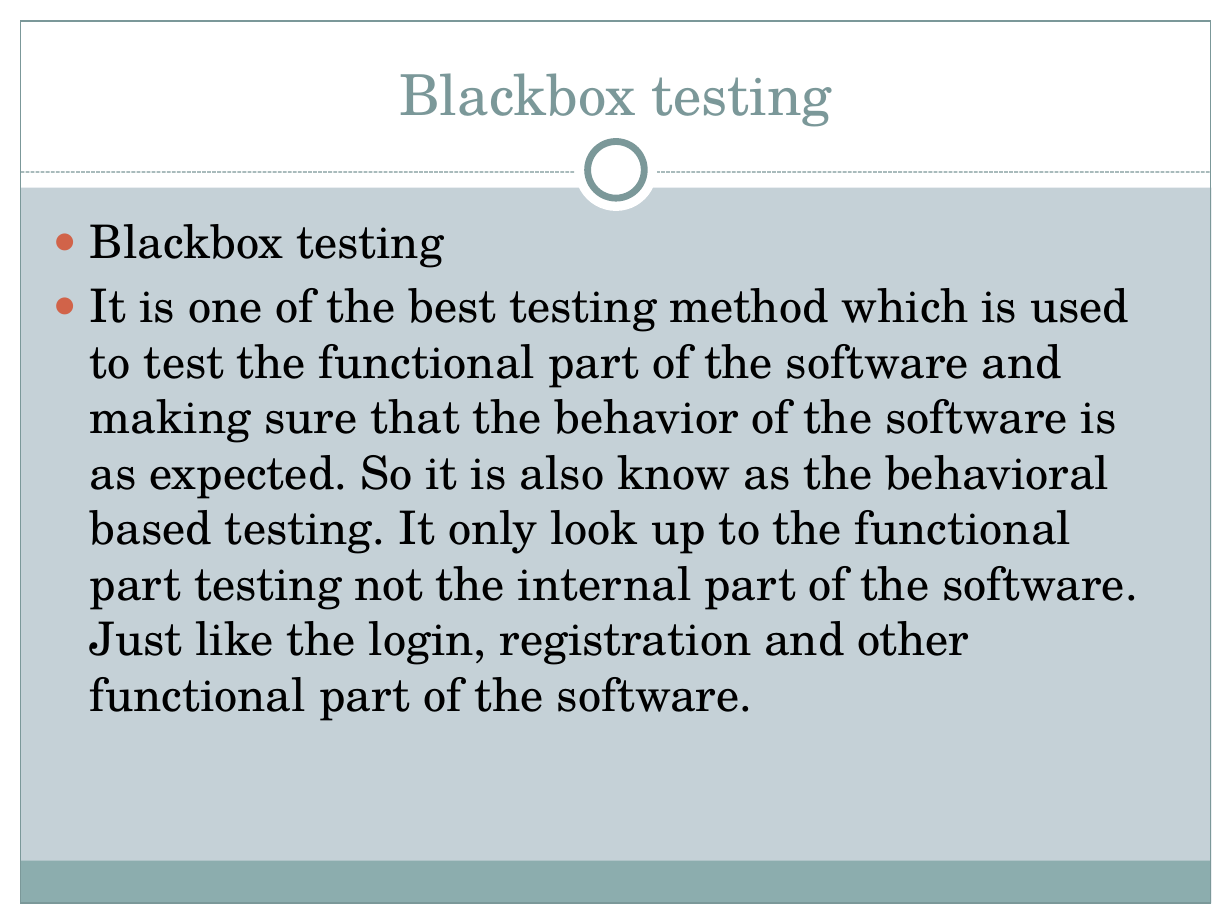
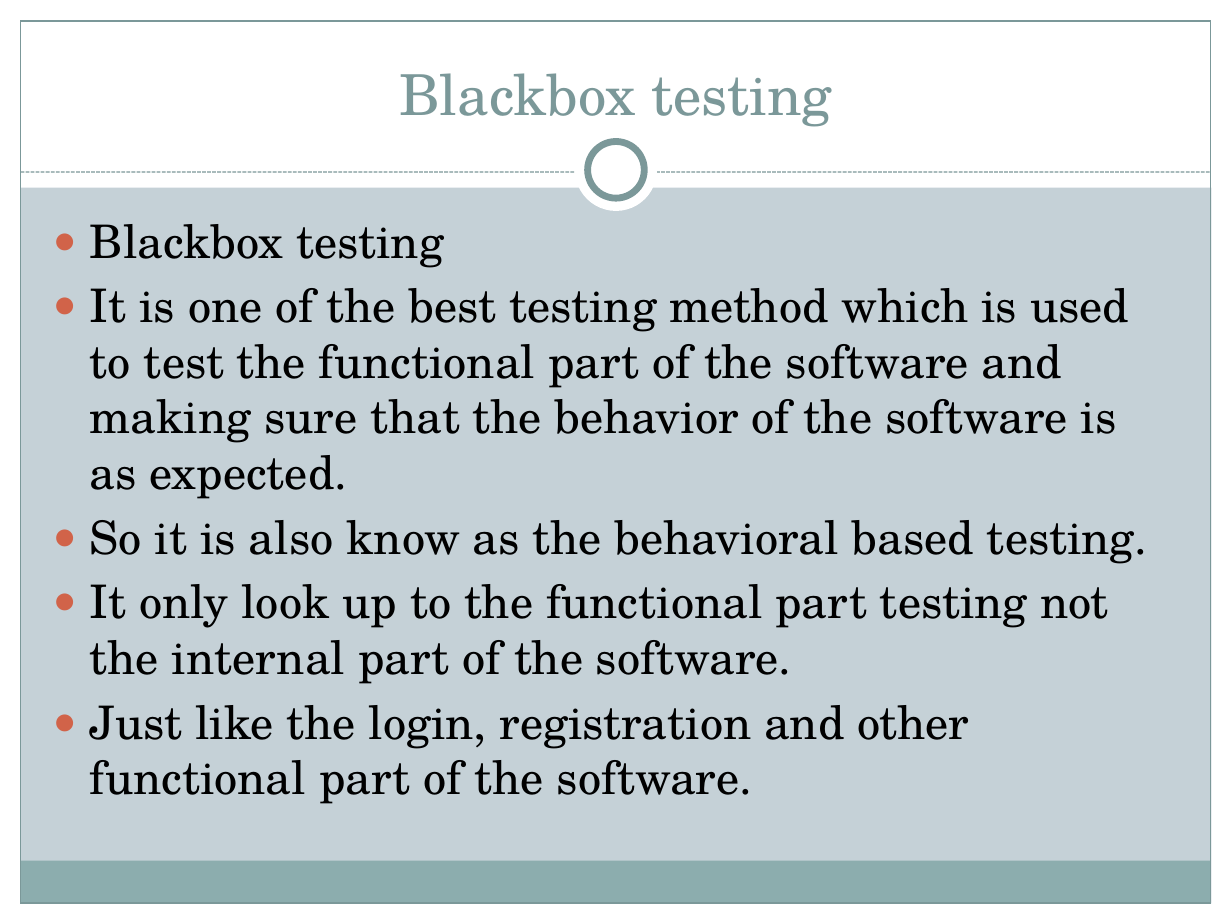
Before and after one commit to mandiratamang/SMS, a slide deck: slide 63 of stock management system/pp of sms.pptx (slide 46 before the commit). Drawn at 1232x924 pixels with LibreOffice and Linux fonts; fonts in the diff are those of the drawing. Boxes give left, top, right and bottom in pixels: in the first picture for what was removed or moved away, otherwise in the second. Text is boxed around its words. In the diff, an @@ line names an element or a change of style, - is before the commit and + after.

```diff
--- a/stock management system/pp of sms.pptx
+++ b/stock management system/pp of sms.pptx
@@ text at (90,288,1148,804): text changed @@
-● It is one of the best testing method which is used to test the functional part of the software and making sure that the behavior of the software is as expected. So it is also know as the behavioral based testing. It only look up to the functional part testing not the internal part of the software. Just like the login, registration and other functional part of the software.
+● It is one of the best testing method which is used to test the functional part of the software and making sure that the behavior of the software is as expected.
+● So it is also know as the behavioral based testing.
+● It only look up to the functional part testing not the internal part of the software.
+● Just like the login, registration and other functional part of the software.
```
Also in this commit, not shown: 8 other slides changed, 20 slides added, 13 other files.
